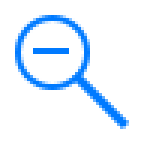
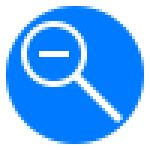
Layer changes from the first 150x150 image to the second:
painted on "Form 5" over [33,51,69,57]
painted on "Form 4" over [72,72,129,129]
painted on "Ellipse 1" (1st of 2) over [15,15,90,90]
added layer "Ellipse 1" (2nd of 2) over [6,6,144,144]
